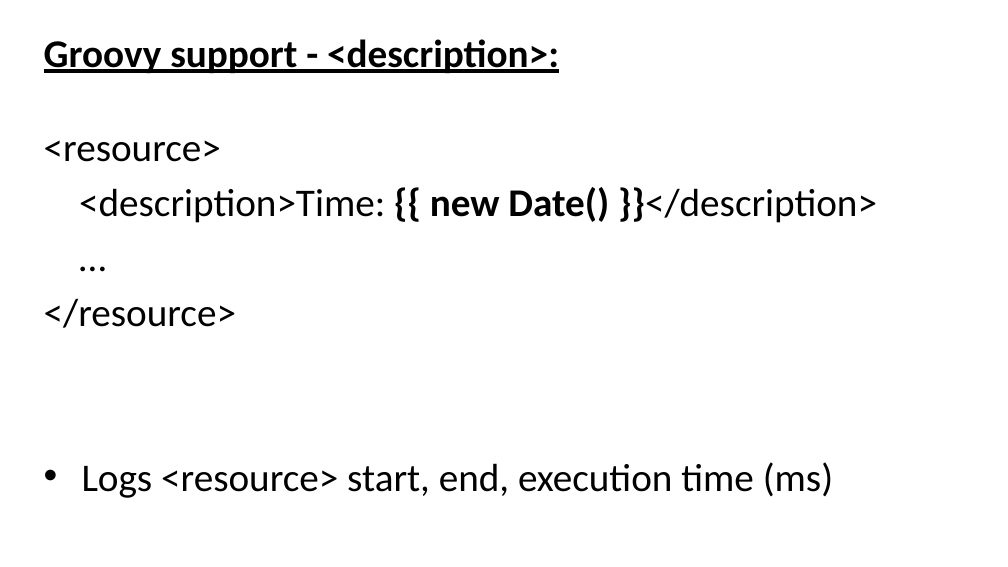
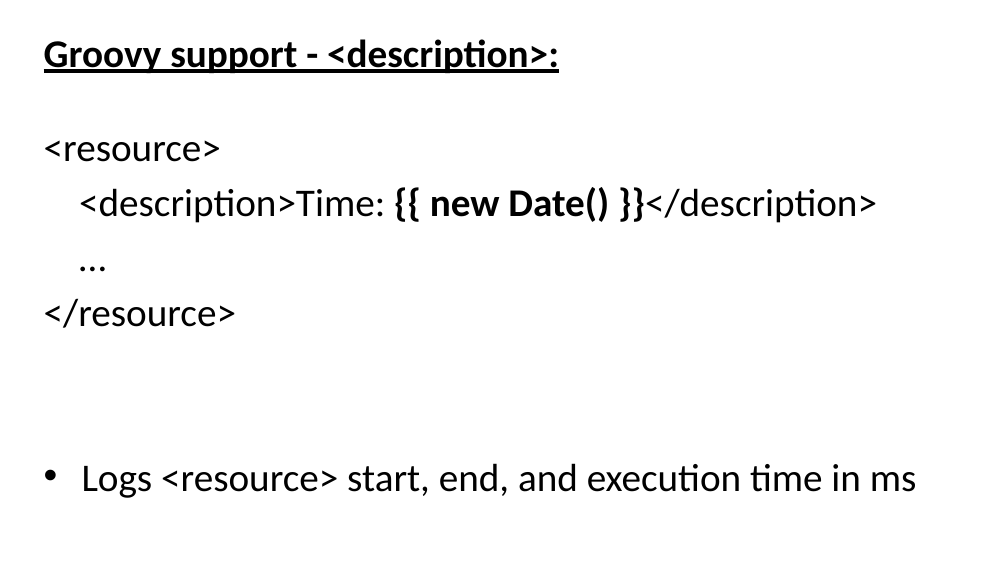
Before and after one commit to evgeny-goldin/maven-plugins, a slide deck: slide 43 of maven-plugins.pptx. Drawn at 1008x567 pixels with LibreOffice and Linux fonts; fonts in the diff are those of the drawing; background and template pictures are left out. Boxes give left, top, right and bottom in pixels: in the first picture for what was removed or moved away, otherwise in the second. Text is boxed around its words. In the diff, an @@ line names an element or a change of style, - is before the commit and + after.

```diff
--- a/maven-plugins.pptx
+++ b/maven-plugins.pptx
@@ text at (x1=82, y1=463, x2=917, y2=498): text changed @@
-• Logs <resource> start, end, execution time (ms)
+• Logs <resource> start, end, and execution time in ms
```
Also in this commit, not shown: 28 other slides changed.
